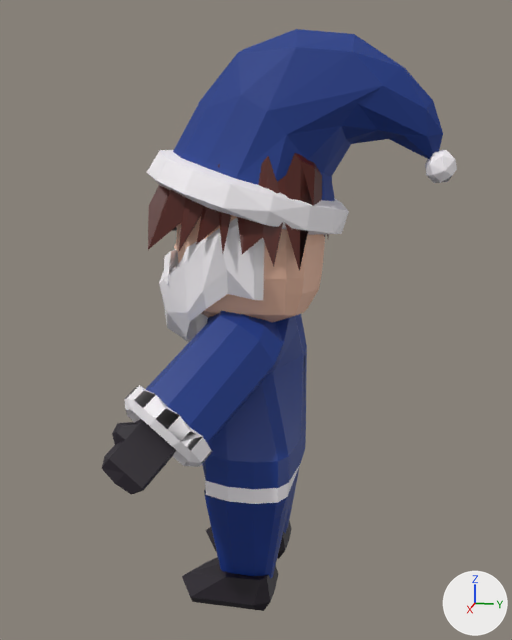
Before and after pictures for a commit that changed the glTF model models/santa_f.glb.
One viewpoint serves both versions: a 50 mm lens placed at (11.07, 1.33, 7.53), pointed at (-0.06, -0.89, 4.75). Every picture has the same lights, and +X, +Y and +Z are marked at lower right. Where no turn or scale is listed for an object, it has been applied to the vertices. Vertices at the same position are counted once.

The older version as bpy lines, for what is in view:
```python
me_cube_003 = bpy.data.meshes.new('Cube.003')
me_cube_003.from_pydata(...)  # 146 vertices, 267 faces; spans x 1.19..4.39, y -5.77..-1.13, z 10.21..13.17
me_cube_003.materials.append(mat_material)  # picture img_gradient_pallet
me_立方体_026 = bpy.data.meshes.new('立方体.026')
me_立方体_026.from_pydata(...)  # 359 vertices, 742 faces; spans x -1.24..1.24, y -1.4..1.05, z -1.35..1.56
me_立方体_026.materials.append(mat_マテリアル_007)  # picture img_gradient_pallet
me_立方体_031 = bpy.data.meshes.new('立方体.031')
me_立方体_031.from_pydata(...)  # 350 vertices, 758 faces; spans x -2.71..2.71, y -1.2..1.22, z -1.79..1.21
# faces by material slot: [588, 170]
me_立方体_031.materials.append(mat_マテリアル_004)  # picture img_gradient_pallet
me_立方体_031.materials.append(mat_マテリアル_005)  # picture img_gradient_pallet
ob_boushi_f = bpy.data.objects.new('boushi-f', me_cube_003)
ob_boushi_f.location = (-2.74, 3.25, -4.0)
ob_hontai_f = bpy.data.objects.new('hontai-f', me_立方体_031)
ob_hontai_f.location = (0.03, -1.29, 3.94)
ob_kao_f = bpy.data.objects.new('kao-f', me_立方体_026)
ob_kao_f.location = (0.05, -0.83, 6.1)
# also in view: 'hige-f' at (0.04, -1.4, 5.5); 'zubon-f' at (0.03, -0.89, 1.37); 'kutu-l-f' at (0.8, -1.2, 0.5); 'kami-f' at (0.13, -1.0, 6.83)
```
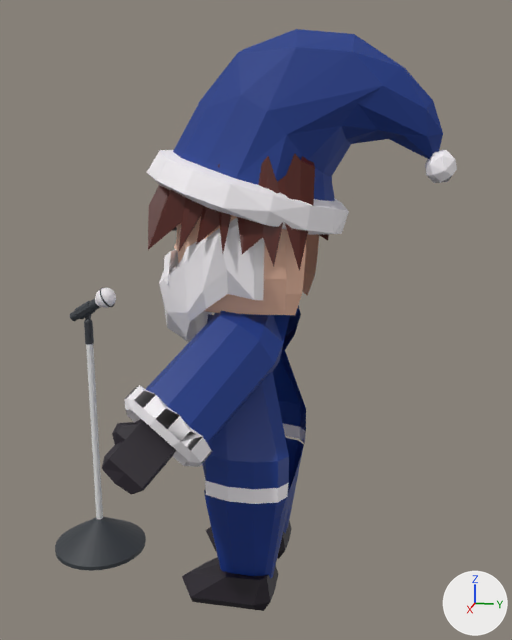
What differs and where, as boxes [x1, y1, x2, y2] in the pictures (512 x 640 px):
'hontai-f', reshaped
    before: [102, 311, 307, 504]
    after: [102, 306, 306, 504]
'kao-f', reshaped (7% shorter)
    before: [174, 215, 325, 323]
    after: [174, 215, 319, 315]
'stand', added
    after: [55, 319, 146, 571]
    faces in mat_マテリアル_029 (picture img_gradient_pallet): [55, 319, 146, 571]
    faces in mat_マテリアル_030 (white #e7e7e7): [86, 344, 103, 519]
'maiku', added
    after: [70, 288, 116, 321]
'sasae', added
    after: [75, 301, 96, 319]
'en-futi', added
    after: [100, 289, 115, 307]
part 1 of me_立方体_026, deleted (brown)
    before: [201, 234, 325, 323]
part 2 of me_立方体_031, deleted (blue)
    before: [273, 314, 307, 496]

What the commit changed:
Material 'マテリアル.023' (mat_マテリアル_023) is new.
Its texture is img_gradient_pallet.
Material 'マテリアル.025' (mat_マテリアル_025) is new.
Its texture is img_gradient_pallet.
Material 'マテリアル.027' (mat_マテリアル_027) is new.
Its texture is img_gradient_pallet.
Material 'マテリアル.030' (mat_マテリアル_030) is new.
Its base color is (0.8, 0.8, 0.8) (white #e7e7e7).
Material 'マテリアル.029' (mat_マテリアル_029) is new.
Its texture is img_gradient_pallet.
me_立方体_026 is used by ob_kao_f; location (0.05, -0.83, 6.1).
me_立方体_026 had 359 vertices, 742 faces and spanned x -1.24..1.24, y -1.4..1.05, z -1.35..1.56.
me_立方体_026 now has 241 vertices, 428 faces and spans x -1.24..1.24, y -1.4..0.87, z -1.08..1.42.
Part 1, on me_立方体_026:
118 vertices are removed from x -0.66..0.66, y -0.67..1.05, z -1.35..1.56.
314 faces are deleted.
me_立方体_031 is used by ob_hontai_f; location (0.03, -1.29, 3.94).
me_立方体_031 had 350 vertices, 758 faces and spanned x -2.71..2.71, y -1.2..1.22, z -1.79..1.21.
me_立方体_031 now has 333 vertices, 718 faces and spans x -2.71..2.71, y -1.2..1.13, z -1.79..1.21.
Part 2, on me_立方体_031:
17 vertices are removed from x -0.31..0.31, y 1.13..1.22, z -1.73..0.77.
40 faces are deleted.
Mesh me_円柱_003 is new.
It has 64 vertices, 94 faces and spans x -0.182..0.182, y -0.1..0.104, z -0.167..0.161.
It uses material mat_マテリアル_023 (picture img_gradient_pallet).
Mesh me_円柱_002 is new.
It has 341 vertices, 704 faces and spans x -0.172..0.172, y -0.411..0.43, z -0.278..0.333.
It uses material mat_マテリアル_025 (picture img_gradient_pallet).
Mesh me_円柱_001 is new.
It has 26 vertices, 48 faces and spans x -0.091..0.093, y -0.176..0.176, z -0.166..0.166.
It uses material mat_マテリアル_027 (picture img_gradient_pallet).
Mesh me_円錐 is new.
It has 268 vertices, 498 faces and spans x -0.82..0.82, y -0.82..0.82, z -1.08..3.26.
Faces by material slot: [470, 28].
It uses material mat_マテリアル_029 (picture img_gradient_pallet).
It uses material mat_マテリアル_030 (white #e7e7e7).
Object 'en-futi' (ob_en_futi) is new; it shows me_円柱_003.
Its location is (0.0, -3.45, 5.03).
Object 'maiku' (ob_maiku) is new; it shows me_円柱_002.
Its location is (0.0, -3.74, 4.86).
Object 'sasae' (ob_sasae) is new; it shows me_円柱_001.
Its location is (0.0, -3.86, 4.79).
Object 'stand' (ob_stand) is new; it shows me_円錐.
Its location is (0.0, -3.82, 1.38).
